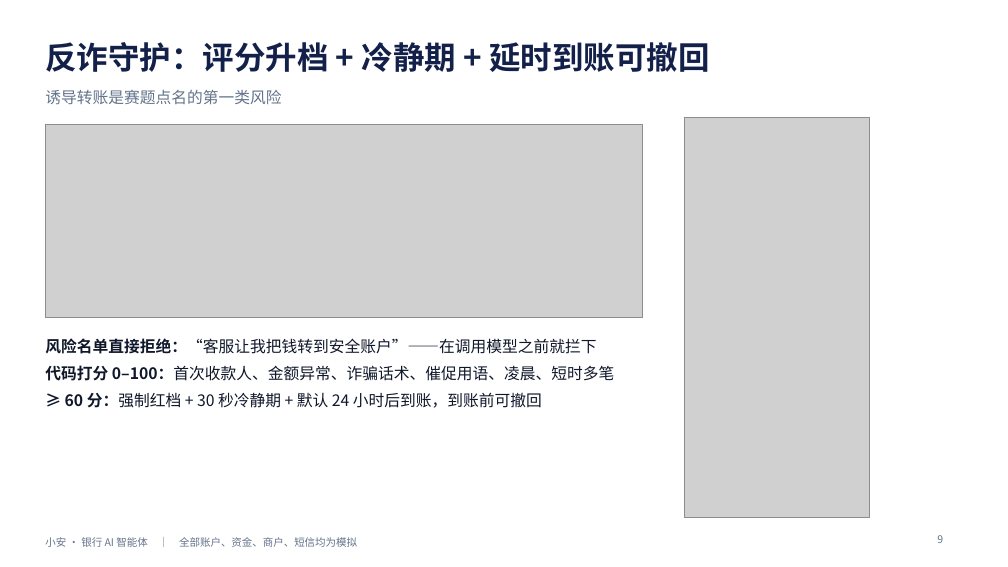
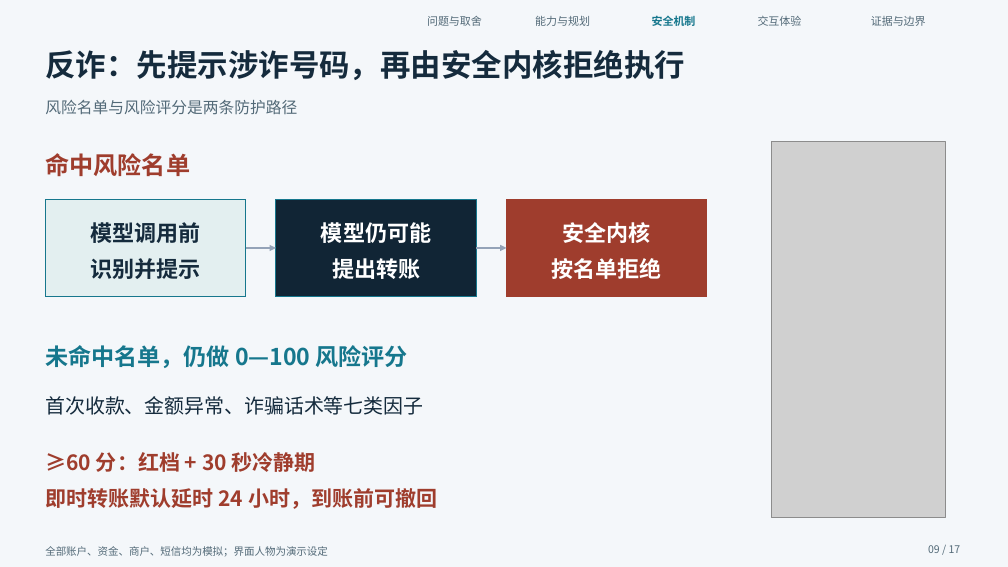
Before and after one commit to HelloHermit/fintechathon, a slide deck: slide 9 of deliverables/答辩PPT.pptx. Drawn at 1008x567 pixels with LibreOffice and Linux fonts; fonts in the diff are those of the drawing; grey boxes stand for pictures. Boxes give left, top, right and bottom in pixels: in the first picture for what was removed or moved away, otherwise in the second. Text is boxed around its words. In the diff, an @@ line names an element or a change of style, - is before the commit and + after.

```diff
--- a/deliverables/答辩PPT.pptx
+++ b/deliverables/答辩PPT.pptx
@@ background #FFFFFF to #F4F7FA @@
@@ text added at (x1=427, y1=16, x2=482, y2=26), 10.5 pt, text #536A78 @@
+问题与取舍
@@ text added at (x1=535, y1=16, x2=590, y2=26), 10.5 pt, text #536A78 @@
+能力与规划
@@ text added at (x1=652, y1=15, x2=696, y2=26), 10.5 pt, text #16778D, bold @@
+安全机制
@@ text added at (x1=758, y1=16, x2=802, y2=26), 10.5 pt, text #536A78 @@
+交互体验
@@ text added at (x1=871, y1=16, x2=926, y2=26), 10.5 pt, text #536A78 @@
+证据与边界
@@ text "反诈：先提示涉诈号码，再由安全内核拒绝执行" at (x1=45, y1=50, x2=685, y2=80): vertical alignment middle to top @@
@@ text at (x1=45, y1=50, x2=685, y2=80): text changed; size 30 to 29 pt; text colour #13204A to #152B3D @@
-反诈守护：评分升档 + 冷静期 + 延时到账可撤回
+反诈：先提示涉诈号码，再由安全内核拒绝执行
@@ text at (x1=45, y1=100, x2=297, y2=115): text changed; text colour #64748B to #536A78 @@
-诱导转账是赛题点名的第一类风险
+风险名单与风险评分是两条防护路径
@@ text "风险名单与风险评分是两条防护路径" at (x1=45, y1=100, x2=297, y2=115): vertical alignment middle to top @@
@@ picture removed at (x1=684, y1=117, x2=870, y2=518) @@
@@ picture removed at (x1=45, y1=125, x2=643, y2=318) @@
@@ picture added at (x1=771, y1=141, x2=945, y2=518) @@
@@ text added at (x1=45, y1=153, x2=190, y2=177), 23 pt, text #9F3D2D, bold @@
+命中风险名单
@@ rectangle added at (x1=45, y1=200, x2=246, y2=296), fill #E3EFF0, outline #16778D 1 pt @@
@@ rectangle added at (x1=276, y1=200, x2=476, y2=296), fill #112535, outline #16778D 1 pt @@
@@ rectangle added at (x1=507, y1=200, x2=707, y2=296), fill #9F3D2D, outline #9F3D2D 1 pt @@
@@ text added at (x1=90, y1=222, x2=200, y2=279), 21 pt, text #152B3D, bold @@
+模型调用前
+识别并提示
@@ text added at (x1=321, y1=222, x2=431, y2=279), 21 pt, text #FFFFFF, bold @@
+模型仍可能
+提出转账
@@ text added at (x1=552, y1=222, x2=662, y2=279), 21 pt, text #FFFFFF, bold @@
+安全内核
+按名单拒绝
@@ arrow added from (246, 248) to (276, 248), #94A3B8 2 pt @@
@@ arrow added from (476, 248) to (507, 248), #94A3B8 2 pt @@
@@ text removed at (x1=45, y1=338, x2=614, y2=408) @@
-• 风险名单直接拒绝：“客服让我把钱转到安全账户”——在调用模型之前就拦下
-• 代码打分 0–100：首次收款人、金额异常、诈骗话术、催促用语、凌晨、短时多笔
-• ≥ 60 分：强制红档 + 30 秒冷静期 + 默认 24 小时后到账，到账前可撤回
@@ text added at (x1=45, y1=345, x2=408, y2=368), 22 pt, text #16778D, bold @@
+未命中名单，仍做 0—100 风险评分
@@ text added at (x1=45, y1=396, x2=423, y2=415), 19 pt, text #152B3D @@
+首次收款、金额异常、诈骗话术等七类因子
@@ text added at (x1=45, y1=452, x2=437, y2=509), 20 pt, text #9F3D2D, bold @@
+≥60 分：红档 + 30 秒冷静期
+即时转账默认延时 24 小时，到账前可撤回
@@ text removed at (x1=45, y1=537, x2=357, y2=547) @@
-小安 · 银行 AI 智能体 ｜ 全部账户、资金、商户、短信均为模拟
@@ page number removed at (x1=937, y1=535, x2=943, y2=543) @@
-9
@@ text added at (x1=45, y1=546, x2=328, y2=556), 10 pt, text #536A78 @@
+全部账户、资金、商户、短信均为模拟；界面人物为演示设定
@@ text added at (x1=928, y1=545, x2=961, y2=553), 10 pt, text #536A78 @@
+09 / 17
```
Also in this commit, not shown: 8 other slides changed, 8 slides added, 6 slides removed, 1 other file.
